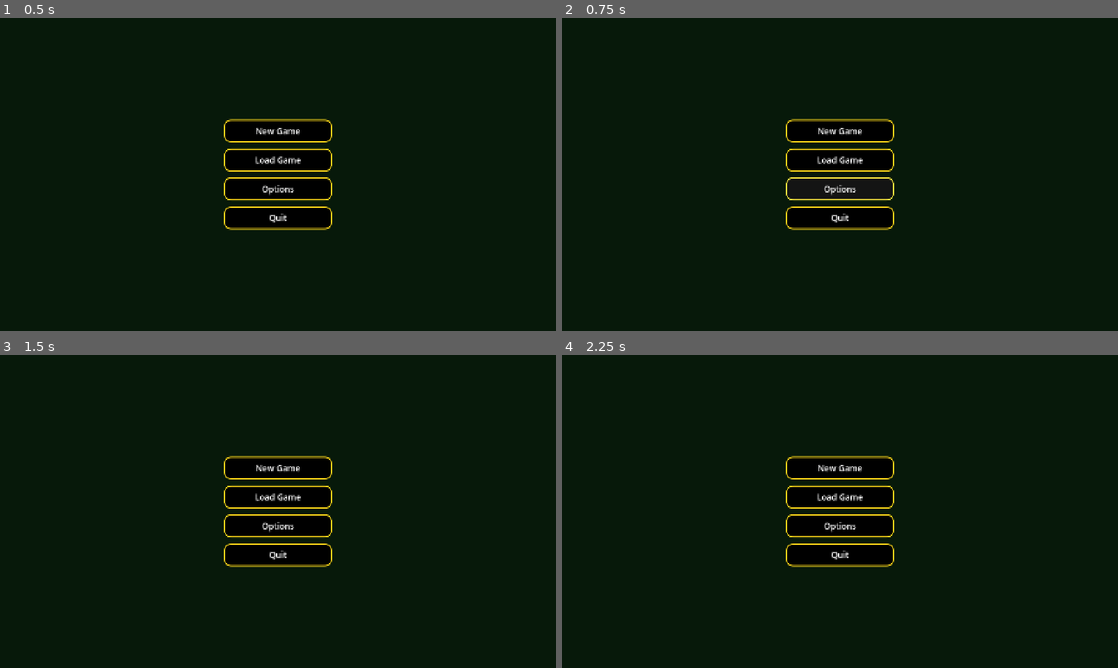
Above: before the commit, frames 1-4 (two rows, left to right).
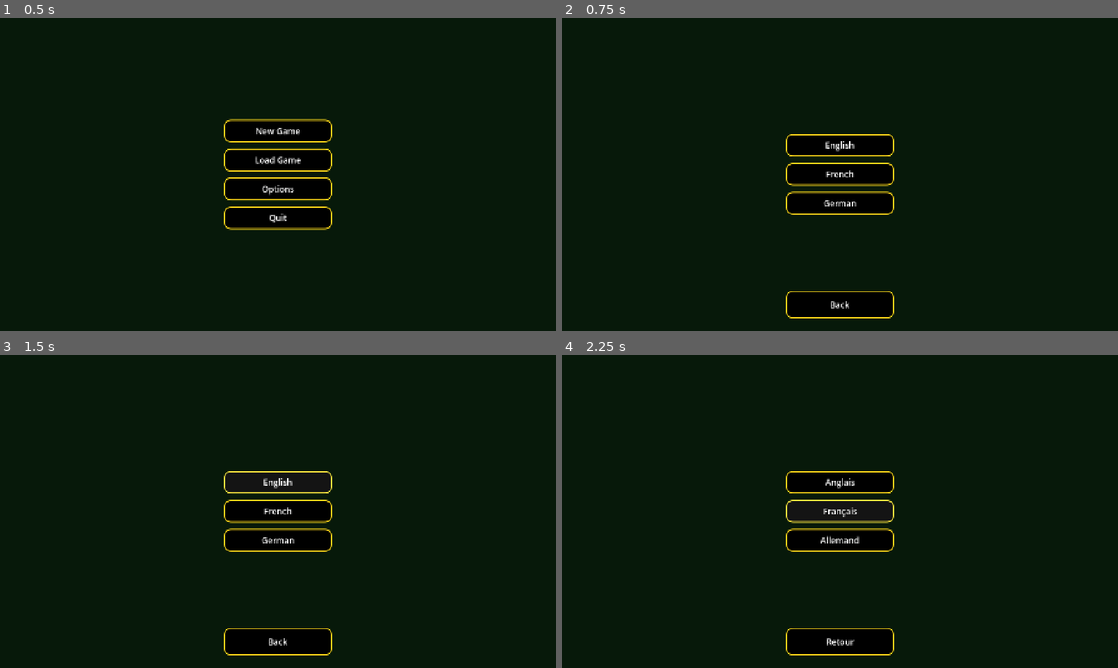
Above: after the commit, the same moments.

Repository: SorenKronborg/CasinoSlots
Game: Godot game, scene res://features/menu/main_menu.tscn
Same seed, same stepped clock (60 frames per second), same inputs: the game is played once before the commit and once after it. Before the commit the project starts from res://menu/main_menu.tscn.
Inputs (mouse positions are in pixels of both pictures, inside the frame that each line leads up to):
- Up to frame 1 (0.5 s): no input
- Up to frame 2 (0.75 s): click "Options" at 0.5 s
- Up to frame 3 (1.5 s): click (278, 483) at 1.25 s, where only the run after the commit has a clickable "English"
- Up to frame 4 (2.25 s): click (840, 511) at 2 s, where only the run after the commit has a clickable "French"

Frame 1 is identical in both runs. In frame 2, 6.3% of the frame differs, in the area x 40-60%, y 32-96%; in frame 3, 6.3%; in frame 4, 6.3%.

Commit message:
localization can now be choosed

Diff:
--- a/menu/main_menu.gd
+++ b/features/menu/main_menu.gd
@@ -1,6 +1,7 @@
 extends Control
 
 @export var idle_game_scene: PackedScene
+@export var options_scene: PackedScene
 
 
 func _ready() -> void:
@@ -12,3 +13,7 @@
 
 func _on_new_game_pressed() -> void:
 	get_tree().change_scene_to_packed(idle_game_scene)
+
+
+func _on_options_pressed() -> void:
+	get_tree().change_scene_to_packed(options_scene)
--- a/menu/main_menu.tscn
+++ b/features/menu/main_menu.tscn
@@ -1,7 +1,8 @@
-[gd_scene load_steps=7 format=3]
+[gd_scene load_steps=8 format=3]
 
-[ext_resource type="Script" path="res://menu/main_menu.gd" id="1_menu"]
-[ext_resource type="PackedScene" path="res://game_idle/idle_game_scene.tscn" id="2_idle"]
+[ext_resource type="Script" path="res://features/menu/main_menu.gd" id="1_menu"]
+[ext_resource type="PackedScene" path="res://features/game_idle/idle_game_scene.tscn" id="2_idle"]
+[ext_resource type="PackedScene" path="res://features/options/options.tscn" id="3_options"]
 
 [sub_resource type="StyleBoxFlat" id="StyleBoxFlat_normal"]
 bg_color = Color(0, 0, 0, 1)
@@ -71,6 +72,7 @@
 grow_vertical = 2
 script = ExtResource("1_menu")
 idle_game_scene = ExtResource("2_idle")
+options_scene = ExtResource("3_options")
 
 [node name="Background" type="ColorRect" parent="."]
 layout_mode = 1
@@ -120,6 +122,8 @@
 auto_translate_mode = 2
 text = "Options"
 
+[connection signal="pressed" from="Center/Buttons/Options" to="." method="_on_options_pressed"]
+
 [node name="Quit" type="Button" parent="Center/Buttons"]
 unique_name_in_owner = true
 custom_minimum_size = Vector2(280, 56)
--- /dev/null
+++ b/features/options/options.gd
@@ -0,0 +1,35 @@
+extends Control
+
+
+func _ready() -> void:
+	_apply_texts()
+
+
+func _apply_texts() -> void:
+	%English.text = tr("English")
+	%French.text = tr("French")
+	%German.text = tr("German")
+	%Back.text = tr("Back")
+
+
+func _on_english_pressed() -> void:
+	_set_locale("en")
+
+
+func _on_french_pressed() -> void:
+	_set_locale("fr")
+
+
+func _on_german_pressed() -> void:
+	_set_locale("de")
+
+
+func _on_back_pressed() -> void:
+	get_tree().change_scene_to_file(
+		str(ProjectSettings.get_setting("application/config/run/main_scene"))
+	)
+
+
+func _set_locale(locale: String) -> void:
+	TranslationServer.set_locale(locale)
+	_apply_texts()
--- /dev/null
+++ b/features/options/options.tscn
@@ -0,0 +1,142 @@
+[gd_scene load_steps=6 format=3]
+
+[ext_resource type="Script" path="res://features/options/options.gd" id="1_options"]
+
+[sub_resource type="StyleBoxFlat" id="StyleBoxFlat_normal"]
+bg_color = Color(0, 0, 0, 1)
+border_width_left = 3
+border_width_top = 3
+border_width_right = 3
+border_width_bottom = 3
+border_color = Color(1, 0.85, 0.1, 1)
+corner_radius_top_left = 16
+corner_radius_top_right = 16
+corner_radius_bottom_right = 16
+corner_radius_bottom_left = 16
+content_margin_left = 24.0
+content_margin_top = 14.0
+content_margin_right = 24.0
+content_margin_bottom = 14.0
+
+[sub_resource type="StyleBoxFlat" id="StyleBoxFlat_hover"]
+bg_color = Color(0.08, 0.08, 0.08, 1)
+border_width_left = 3
+border_width_top = 3
+border_width_right = 3
+border_width_bottom = 3
+border_color = Color(1, 0.92, 0.25, 1)
+corner_radius_top_left = 16
+corner_radius_top_right = 16
+corner_radius_bottom_right = 16
+corner_radius_bottom_left = 16
+content_margin_left = 24.0
+content_margin_top = 14.0
+content_margin_right = 24.0
+content_margin_bottom = 14.0
+
+[sub_resource type="StyleBoxFlat" id="StyleBoxFlat_pressed"]
+bg_color = Color(0, 0, 0, 1)
+border_width_left = 3
+border_width_top = 3
+border_width_right = 3
+border_width_bottom = 3
+border_color = Color(0.85, 0.7, 0.05, 1)
+corner_radius_top_left = 16
+corner_radius_top_right = 16
+corner_radius_bottom_right = 16
+corner_radius_bottom_left = 16
+content_margin_left = 24.0
+content_margin_top = 16.0
+content_margin_right = 24.0
+content_margin_bottom = 12.0
+
+[sub_resource type="Theme" id="Theme_buttons"]
+Button/colors/font_color = Color(1, 1, 1, 1)
+Button/colors/font_focus_color = Color(1, 1, 1, 1)
+Button/colors/font_hover_color = Color(1, 1, 1, 1)
+Button/colors/font_pressed_color = Color(0.95, 0.9, 0.6, 1)
+Button/font_sizes/font_size = 22
+Button/styles/focus = SubResource("StyleBoxFlat_hover")
+Button/styles/hover = SubResource("StyleBoxFlat_hover")
+Button/styles/normal = SubResource("StyleBoxFlat_normal")
+Button/styles/pressed = SubResource("StyleBoxFlat_pressed")
+
+[node name="Options" type="Control"]
+layout_mode = 3
+anchors_preset = 15
+anchor_right = 1.0
+anchor_bottom = 1.0
+grow_horizontal = 2
+grow_vertical = 2
+script = ExtResource("1_options")
+
+[node name="Background" type="ColorRect" parent="."]
+layout_mode = 1
+anchors_preset = 15
+anchor_right = 1.0
+anchor_bottom = 1.0
+grow_horizontal = 2
+grow_vertical = 2
+mouse_filter = 2
+color = Color(0.03, 0.1, 0.04, 1)
+
+[node name="Center" type="CenterContainer" parent="."]
+layout_mode = 1
+anchors_preset = 15
+anchor_right = 1.0
+anchor_bottom = 1.0
+grow_horizontal = 2
+grow_vertical = 2
+
+[node name="Languages" type="VBoxContainer" parent="Center"]
+custom_minimum_size = Vector2(280, 0)
+layout_mode = 2
+theme = SubResource("Theme_buttons")
+theme_override_constants/separation = 16
+alignment = 1
+
+[node name="English" type="Button" parent="Center/Languages"]
+unique_name_in_owner = true
+custom_minimum_size = Vector2(280, 56)
+layout_mode = 2
+auto_translate_mode = 2
+text = "English"
+
+[node name="French" type="Button" parent="Center/Languages"]
+unique_name_in_owner = true
+custom_minimum_size = Vector2(280, 56)
+layout_mode = 2
+auto_translate_mode = 2
+text = "French"
+
+[node name="German" type="Button" parent="Center/Languages"]
+unique_name_in_owner = true
+custom_minimum_size = Vector2(280, 56)
+layout_mode = 2
+auto_translate_mode = 2
+text = "German"
+
+[node name="BottomBar" type="MarginContainer" parent="."]
+layout_mode = 1
+anchors_preset = 12
+anchor_top = 1.0
+anchor_right = 1.0
+anchor_bottom = 1.0
+offset_top = -104
+grow_horizontal = 2
+grow_vertical = 0
+theme = SubResource("Theme_buttons")
+theme_override_constants/margin_bottom = 32
+
+[node name="Back" type="Button" parent="BottomBar"]
+unique_name_in_owner = true
+custom_minimum_size = Vector2(280, 56)
+layout_mode = 2
+size_flags_horizontal = 4
+auto_translate_mode = 2
+text = "Back"
+
+[connection signal="pressed" from="Center/Languages/English" to="." method="_on_english_pressed"]
+[connection signal="pressed" from="Center/Languages/French" to="." method="_on_french_pressed"]
+[connection signal="pressed" from="Center/Languages/German" to="." method="_on_german_pressed"]
+[connection signal="pressed" from="BottomBar/Back" to="." method="_on_back_pressed"]
--- a/localization/buttons.csv
+++ b/localization/strings.csv
@@ -3,3 +3,7 @@
 Load Game,Load Game,Charger une partie,Spiel laden
 Options,Options,Options,Optionen
 Quit,Quit,Quitter,Beenden
+English,English,Anglais,Englisch
+French,French,Français,Französisch
+German,German,Allemand,Deutsch
+Back,Back,Retour,Zurück
--- a/project.godot
+++ b/project.godot
@@ -11,7 +11,7 @@
 [application]
 
 config/name="CasinoSlots"
-run/main_scene="res://menu/main_menu.tscn"
+run/main_scene="res://features/menu/main_menu.tscn"
 config/features=PackedStringArray("4.6", "Forward Plus")
 config/icon="res://icon.svg"
 
@@ -25,7 +25,7 @@
 
 [internationalization]
 
-locale/translations=PackedStringArray("res://localization/buttons.en.translation", "res://localization/buttons.fr.translation", "res://localization/buttons.de.translation")
+locale/translations=PackedStringArray("res://localization/strings.en.translation", "res://localization/strings.fr.translation", "res://localization/strings.de.translation")
 locale/fallback="en"
 
 [physics]
Renamed: game_idle/idle_game_scene.tscn -> features/game_idle/idle_game_scene.tscn
Renamed: menu/main_menu.gd.uid -> features/menu/main_menu.gd.uid
Not shown, removed: localization/buttons.csv.import
Binary file removed: localization/buttons.de.translation
Binary file removed: localization/buttons.en.translation
Binary file removed: localization/buttons.fr.translation
Not shown, added: localization/strings.csv.import
